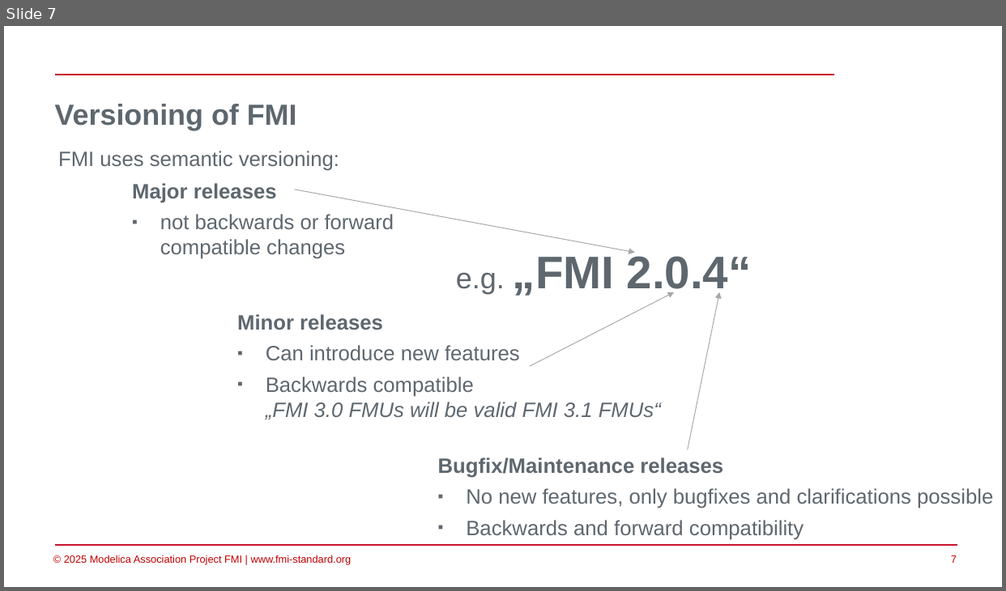
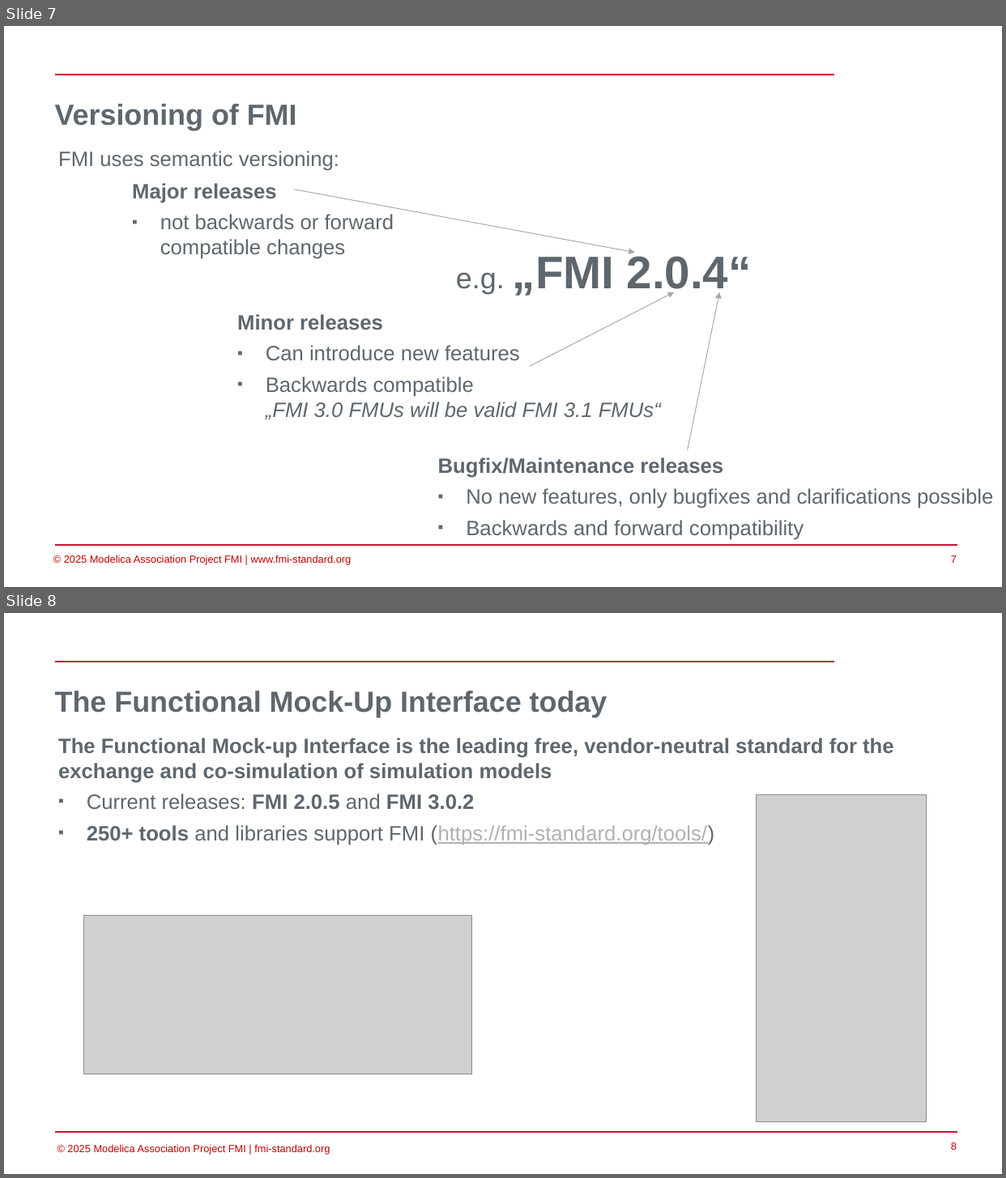
Before and after one commit to modelica/fmi-beginners-tutorial-2025, a slide deck: part1/Introduction-to-FMI.pptx. Shown one above the other, each under a label of ours: slide 7 before the commit, slides 7 and 8 after it. The pictures are 1006x591 and 1006x1178 pixels, drawn with LibreOffice and Linux fonts; fonts in the diff are those of the drawing; grey boxes stand for pictures; background and template pictures are left out. Boxes give left, top, right and bottom in pixels: in the first picture for what was removed or moved away, otherwise in the second. Text is boxed around its words. In the diff, an @@ line names an element or a change of style, - is before the commit and + after.

```diff
--- a/part1/Introduction-to-FMI.pptx
+++ b/part1/Introduction-to-FMI.pptx
@@ slide 8 added at box(4, 613, 1002, 1174), background #FFFFFF; not listed: 4 template elements that a slide beside it also shows @@
@@ title added at box(55, 691, 607, 717), 28 pt, text #5E676E, bold @@
+The Functional Mock-Up Interface today
@@ text added at box(58, 738, 894, 845), 20 pt, text #5E676E, bold @@
+The Functional Mock-up Interface is the leading free, vendor-neutral standard for the exchange and co-simulation of simulation models
+▪ Current releases: FMI 2.0.5 and FMI 3.0.2
+▪ 250+ tools and libraries support FMI (https://fmi-standard.org/tools/)
@@ picture added at box(756, 795, 927, 1122) @@
@@ picture added at box(84, 915, 472, 1074) @@
@@ rectangle added at box(4, 1135, 383, 1162), fill #FFFFFF, 10 pt, text #C00000 @@
+© 2025 Modelica Association Project FMI | fmi-standard.org
```
Also in this commit, not shown: 2 slides changed, 2 other slides added.
